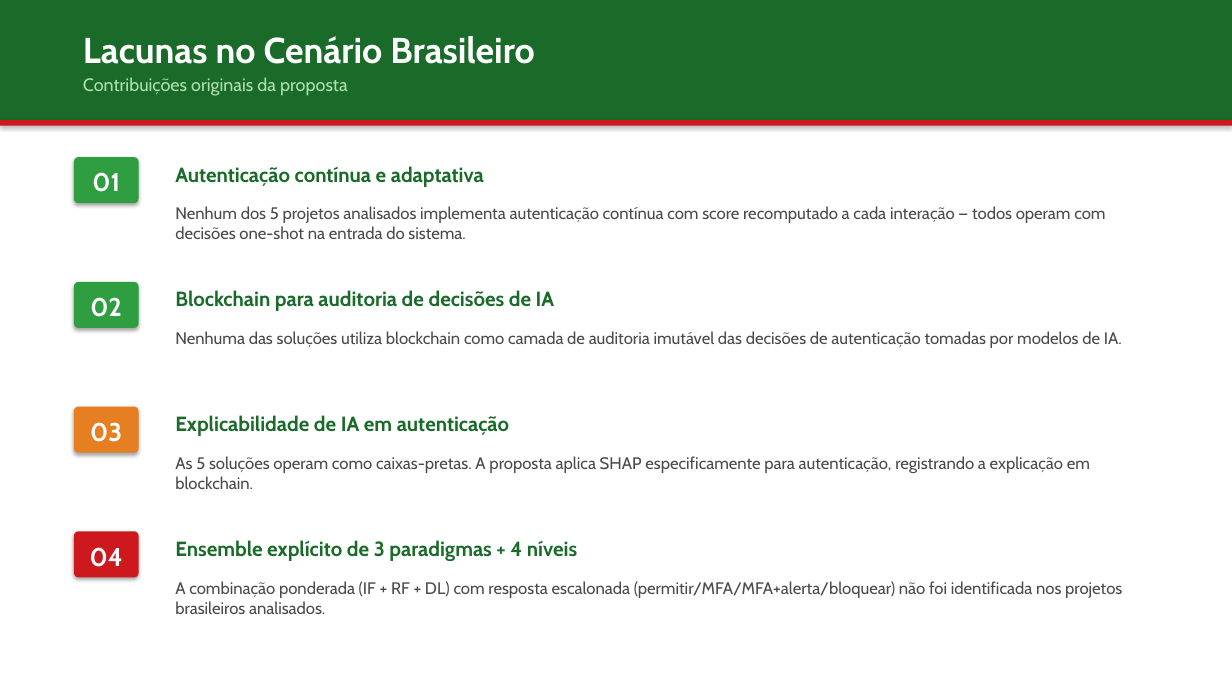
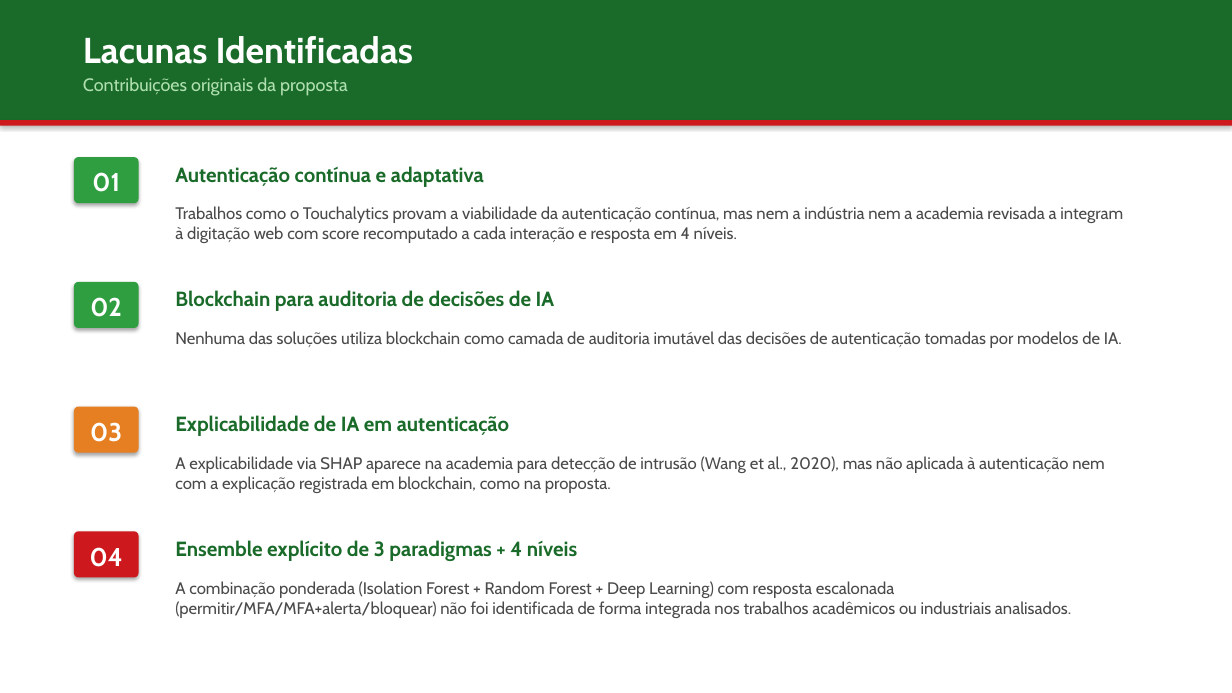
Before and after one commit to jgbcientista/gestao-autonomo, a slide deck: slide 9 of docs/trabalhos-relacionados.pptx (slide 12 before the commit). Drawn at 1232x693 pixels with LibreOffice and Linux fonts; fonts in the diff are those of the drawing. Boxes give left, top, right and bottom in pixels: in the first picture for what was removed or moved away, otherwise in the second. Text is boxed around its words. In the diff, an @@ line names an element or a change of style, - is before the commit and + after.

```diff
--- a/docs/trabalhos-relacionados.pptx
+++ b/docs/trabalhos-relacionados.pptx
@@ text at (83, 36, 413, 64): text changed @@
-Lacunas no Cenário Brasileiro
+Lacunas Identificadas
@@ text at (175, 206, 1123, 243): text changed @@
-Nenhum dos 5 projetos analisados implementa autenticação contínua com score recomputado a cada interação — todos operam com decisões one-shot na entrada do sistema.
+Trabalhos como o Touchalytics provam a viabilidade da autenticação contínua, mas nem a indústria nem a academia revisada a integram à digitação web com score recomputado a cada interação e resposta em 4 níveis.
@@ text at (175, 456, 1104, 493): text changed @@
-As 5 soluções operam como caixas-pretas. A proposta aplica SHAP especificamente para autenticação, registrando a explicação em blockchain.
+A explicabilidade via SHAP aparece na academia para detecção de intrusão (Wang et al., 2020), mas não aplicada à autenticação nem com a explicação registrada em blockchain, como na proposta.
@@ text at (175, 581, 1071, 618): text changed @@
-A combinação ponderada (IF + RF + DL) com resposta escalonada (permitir/MFA/MFA+alerta/bloquear) não foi identificada nos projetos brasileiros analisados.
+A combinação ponderada (Isolation Forest + Random Forest + Deep Learning) com resposta escalonada (permitir/MFA/MFA+alerta/bloquear) não foi identificada de forma integrada nos trabalhos acadêmicos ou industriais analisados.
```
Also in this commit, not shown: 4 other slides changed, 4 slides added, 7 slides removed.
